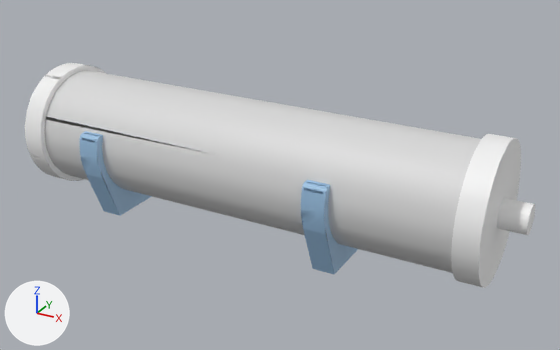
What one commit did to the COLLADA model as_description/meshes/clay_assembly.dae.
Camera for both pictures: a camera (50 mm lens) standing at (0.238, -0.545, 0.333) and looking at (-0.066, 0.008, 0.056). Every picture has the same lights, and +X, +Y and +Z are marked at lower left. Where no turn or scale is listed for an object, it has been applied to the vertices.
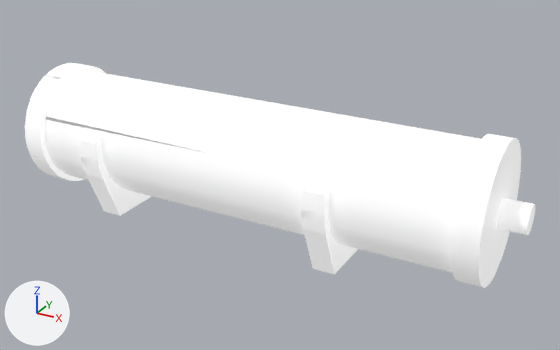
Where the change shows, as pixel boxes (x1, y1, x2, y2) in the pictures (560 x 350 px):
'Object.005', recoloured, surface changed
    both: (25, 63, 535, 288)

The change, as a list of edits to the scene's bpy script:
```text
Change mat_id26_002:
    mat_id26_002.base_color: (0.698, 0.698, 0.698) -> (0.9, 0.9, 0.9)  # light grey #dadada -> white #f3f3f3
    add mat_id26_002.emission_color = (0.35, 0.35, 0.35)  # grey #a0a0a0
    add mat_id26_002.emission_strength = 1.0
Change mat_id10_009:
    mat_id10_009.base_color: (0.325, 0.525, 0.749) -> (0.9, 0.9, 0.9)  # blue #9ac0e0 -> white #f3f3f3
    add mat_id10_009.emission_strength = 1.0
Change mat_id18_008:
    add mat_id18_008.emission_color = (0.35, 0.35, 0.35)  # grey #a0a0a0
    add mat_id18_008.emission_strength = 1.0
```
